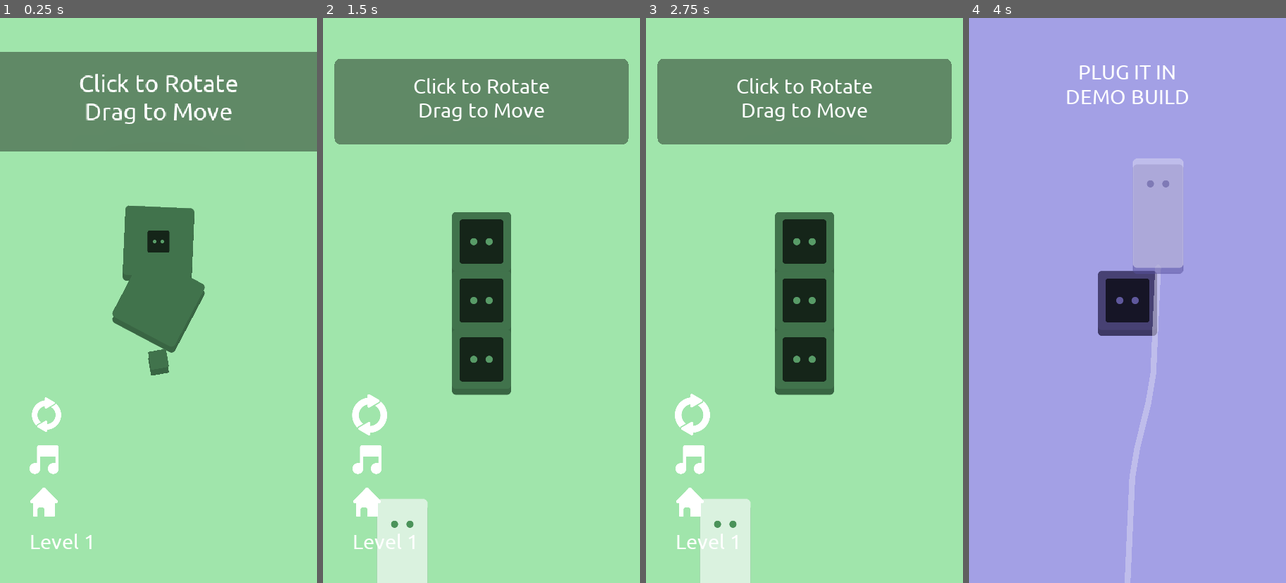
Above: before the commit, frames 1-4 (left to right).
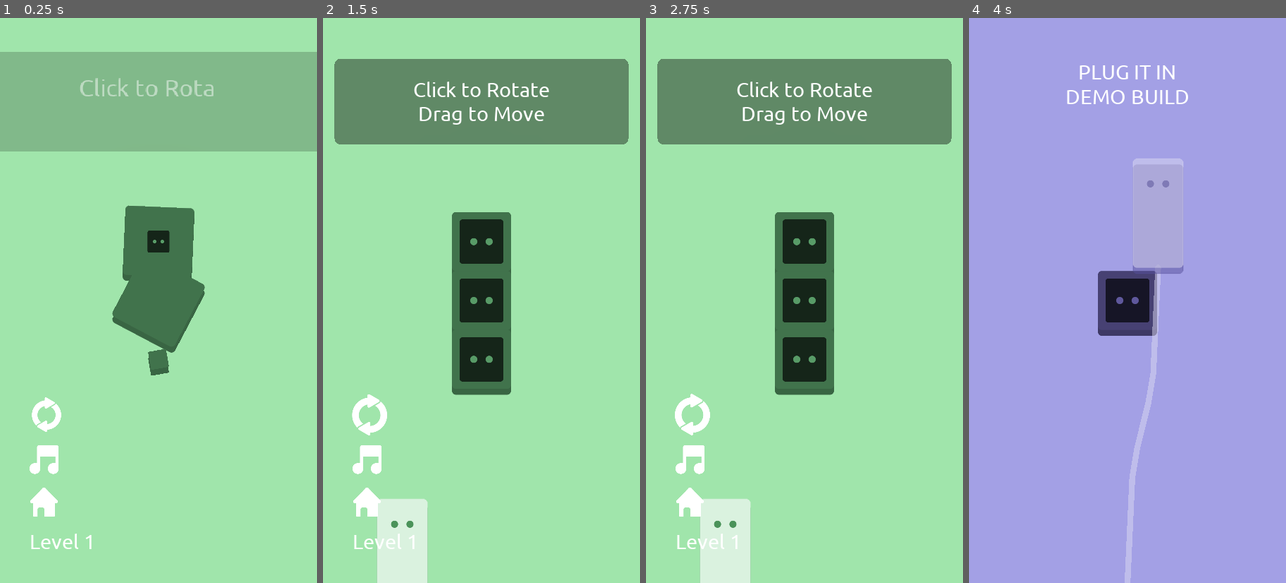
Above: after the commit, the same moments.

Repository: unSAME-Studio/ProjectOutlet
Game: Godot game, scene res://scenes/Main.tscn
Same seed, same stepped clock (60 frames per second), same inputs: the game is played once before the commit and once after it. This scene is started directly instead of the project's main scene.
Inputs (mouse positions are in pixels of both pictures, inside the frame that each line leads up to):
- Up to frame 1 (0.25 s): no input
- Up to frame 2 (1.5 s): click (370, 413) at 0.5 s; click (370, 413) at 1.25 s
- Up to frame 3 (2.75 s): click (693, 413) at 2 s
- Up to frame 4 (4 s): click (1013, 503) at 2.75 s; drag from (1127, 419) to (1159, 176) at 3.52 s

The runs differ from the first frame. In frame 1, 18% of the frame differs, in the area x 0-100%, y 6-24%; in frame 2, 1.0%; in frame 3, 1.0%; in frame 4, nothing differs.

Commit message:
Update Animations

Diff:
--- a/scenes/Main.gd
+++ b/scenes/Main.gd
@@ -35,8 +35,8 @@
 		yield(get_tree().create_timer(0.2), "timeout")
 
 	yield(get_tree().create_timer(0.4), "timeout")
+	$CanvasLayer/Control/AnimationPlayer.play("complete")
 	$"CanvasLayer/Control/OverScreen/PanelContainer".show()
-	$CanvasLayer/Control/AnimationPlayer.play("complete")
 
 
 func _on_RestartButton_pressed():
--- a/scenes/Main.tscn
+++ b/scenes/Main.tscn
@@ -42,6 +42,7 @@
 [sub_resource type="Animation" id=3]
 resource_name = "complete"
 length = 0.5
+step = 0.01
 tracks/0/type = "value"
 tracks/0/path = NodePath("OverScreen/PanelContainer:rect_scale")
 tracks/0/interp = 1
@@ -54,10 +55,35 @@
 "update": 0,
 "values": [ Vector2( 0, 0 ), Vector2( 1.2, 1.2 ), Vector2( 1, 1 ) ]
 }
+tracks/1/type = "value"
+tracks/1/path = NodePath("OverScreen/PanelContainer/MarginContainer/VBoxContainer/Tag:percent_visible")
+tracks/1/interp = 1
+tracks/1/loop_wrap = true
+tracks/1/imported = false
+tracks/1/enabled = true
+tracks/1/keys = {
+"times": PoolRealArray( 0, 0.5 ),
+"transitions": PoolRealArray( 1, 1 ),
+"update": 0,
+"values": [ 0.0, 1.0 ]
+}
+tracks/2/type = "value"
+tracks/2/path = NodePath("OverScreen/PanelContainer:modulate")
+tracks/2/interp = 1
+tracks/2/loop_wrap = true
+tracks/2/imported = false
+tracks/2/enabled = true
+tracks/2/keys = {
+"times": PoolRealArray( 0, 0.03, 0.5 ),
+"transitions": PoolRealArray( 1, 1, 1 ),
+"update": 0,
+"values": [ Color( 1, 1, 1, 0 ), Color( 1, 1, 1, 0 ), Color( 1, 1, 1, 1 ) ]
+}
 
 [sub_resource type="Animation" id=6]
 resource_name = "hint"
 length = 0.5
+step = 0.01
 tracks/0/type = "value"
 tracks/0/path = NodePath("Hint/PanelContainer:rect_scale")
 tracks/0/interp = 1
@@ -70,6 +96,30 @@
 "update": 0,
 "values": [ Vector2( 0, 0 ), Vector2( 1.2, 1.2 ), Vector2( 1, 1 ) ]
 }
+tracks/1/type = "value"
+tracks/1/path = NodePath("Hint/PanelContainer/MarginContainer/RichTextLabel:percent_visible")
+tracks/1/interp = 1
+tracks/1/loop_wrap = true
+tracks/1/imported = false
+tracks/1/enabled = true
+tracks/1/keys = {
+"times": PoolRealArray( 0, 0.5 ),
+"transitions": PoolRealArray( 1, 1 ),
+"update": 0,
+"values": [ 0.0, 1.0 ]
+}
+tracks/2/type = "value"
+tracks/2/path = NodePath("Hint/PanelContainer:modulate")
+tracks/2/interp = 1
+tracks/2/loop_wrap = true
+tracks/2/imported = false
+tracks/2/enabled = true
+tracks/2/keys = {
+"times": PoolRealArray( 0, 0.02, 0.5 ),
+"transitions": PoolRealArray( 1, 1, 1 ),
+"update": 0,
+"values": [ Color( 1, 1, 1, 0 ), Color( 1, 1, 1, 0 ), Color( 1, 1, 1, 1 ) ]
+}
 
 [node name="Main" type="Node"]
 script = ExtResource( 1 )
@@ -92,13 +142,13 @@
 mouse_filter = 2
 
 [node name="PanelContainer" type="PanelContainer" parent="CanvasLayer/Control/Hint"]
+modulate = Color( 1, 1, 1, 0 )
 material = SubResource( 2 )
 margin_left = 40.0
 margin_top = 139.0
 margin_right = 1040.0
 margin_bottom = 429.0
 rect_min_size = Vector2( 1000, 290 )
-rect_scale = Vector2( 1e-05, 1e-05 )
 rect_pivot_offset = Vector2( 500, 145 )
 mouse_filter = 2
 theme = ExtResource( 5 )
@@ -107,22 +157,23 @@
 margin_right = 1000.0
 margin_bottom = 290.0
 mouse_filter = 2
-custom_constants/margin_top = 50
-custom_constants/margin_bottom = 50
 
 [node name="RichTextLabel" type="RichTextLabel" parent="CanvasLayer/Control/Hint/PanelContainer/MarginContainer"]
-margin_top = 50.0
+margin_top = 64.0
 margin_right = 1000.0
-margin_bottom = 240.0
-rect_min_size = Vector2( 1000, 100 )
-mouse_filter = 2
+margin_bottom = 226.0
+rect_min_size = Vector2( 1000, 0 )
+mouse_filter = 2
+size_flags_horizontal = 4
+size_flags_vertical = 4
 theme = ExtResource( 5 )
 bbcode_enabled = true
-bbcode_text = "[center][img=<80>x<80>]res://ui/icons/mouseLeft.png[/img]Move[/center]
-[center][img=<80>x<80>]res://ui/icons/mouseRight.png[/img]Rotate[/center]"
-text = "Move
-Rotate"
+bbcode_text = "[center]Match the plugs[/center][center]to their outlets[/center]"
+visible_characters = 0
+percent_visible = 0.0
+text = "Match the plugsto their outlets"
 fit_content_height = true
+scroll_active = false
 
 [node name="OverScreen" type="CenterContainer" parent="CanvasLayer/Control"]
 visible = false
@@ -132,6 +183,7 @@
 
 [node name="PanelContainer" type="PanelContainer" parent="CanvasLayer/Control/OverScreen"]
 visible = false
+modulate = Color( 1, 1, 1, 0 )
 material = SubResource( 2 )
 margin_left = 540.0
 margin_top = 959.0
@@ -166,6 +218,8 @@
 bbcode_enabled = true
 bbcode_text = "[center][img]res://arts/anti_plug_one.png[/img][/center][wave amp=200 freq=1][center]everyone is happy![/center][/wave]
 "
+visible_characters = 0
+percent_visible = 0.0
 text = "everyone is happy!
 "
 fit_content_height = true
@@ -209,6 +263,7 @@
 anchor_bottom = 1.0
 margin_top = -632.0
 margin_right = 323.0
+mouse_filter = 2
 custom_constants/margin_right = 0
 custom_constants/margin_top = 0
 custom_constants/margin_left = 100
@@ -225,6 +280,7 @@
 margin_top = 2.0
 margin_right = 223.0
 margin_bottom = 160.0
+mouse_filter = 2
 custom_constants/margin_bottom = 40
 
 [node name="RestartButton" type="TextureButton" parent="CanvasLayer/Control/UI/VBoxContainer/MarginContainer"]
@@ -242,6 +298,7 @@
 margin_top = 164.0
 margin_right = 223.0
 margin_bottom = 304.0
+mouse_filter = 2
 custom_constants/margin_bottom = 40
 
 [node name="SoundButton" type="TextureButton" parent="CanvasLayer/Control/UI/VBoxContainer/MarginContainer2"]
@@ -261,6 +318,7 @@
 margin_top = 308.0
 margin_right = 223.0
 margin_bottom = 448.0
+mouse_filter = 2
 custom_constants/margin_bottom = 40
 
 [node name="HomeButton" type="TextureButton" parent="CanvasLayer/Control/UI/VBoxContainer/MarginContainer3"]
